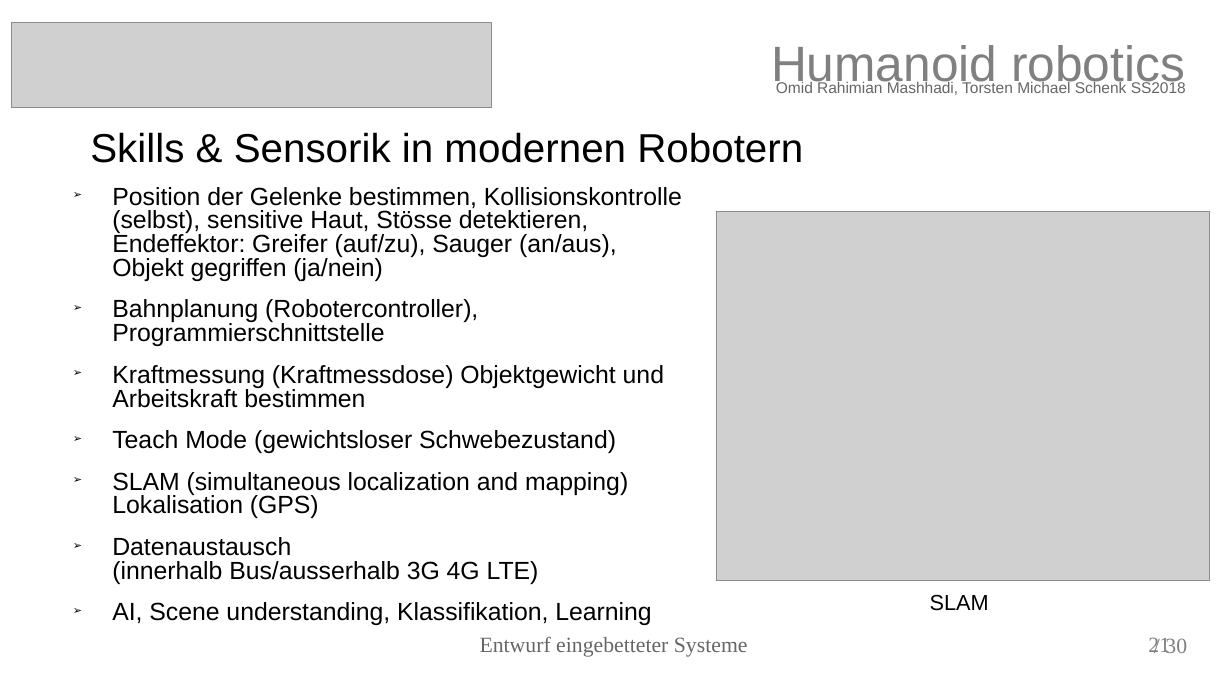
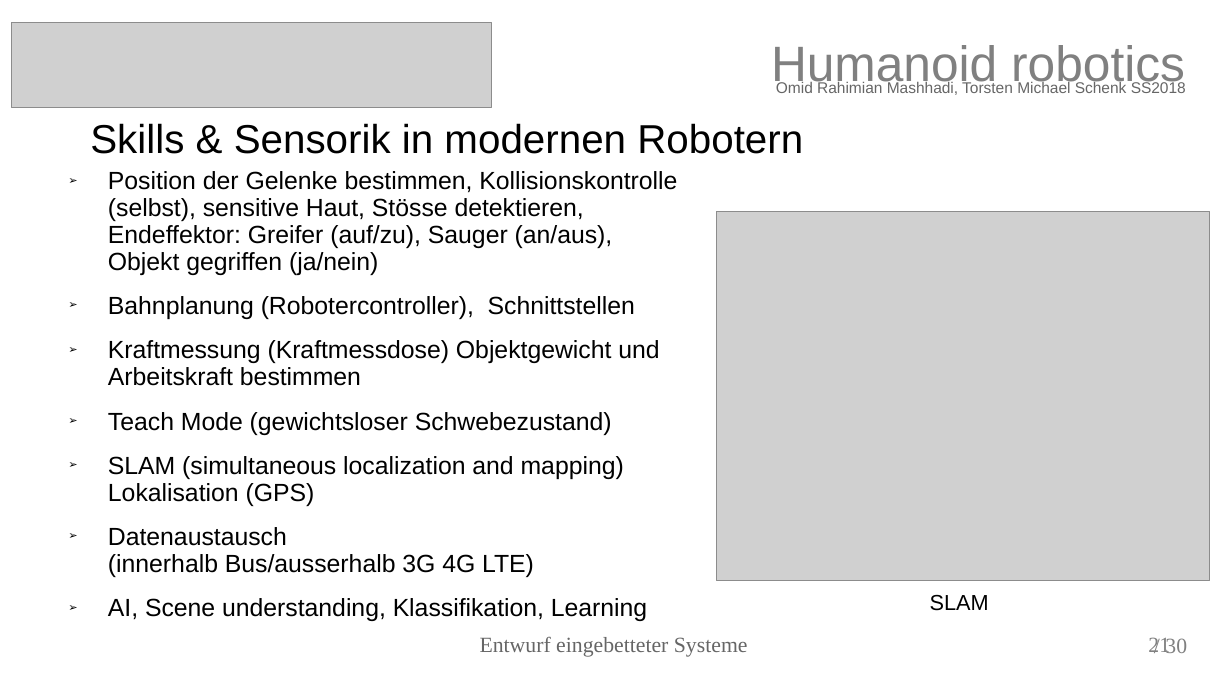
Before and after one commit to torstenschenk/beuth-avatar-ss2018, a slide deck: slide 21 of Presentation/HumanoidRobotic.odp. Drawn at 1232x693 pixels with LibreOffice and Linux fonts; fonts in the diff are those of the drawing; grey boxes stand for pictures. Boxes give left, top, right and bottom in pixels: in the first picture for what was removed or moved away, otherwise in the second. Text is boxed around its words. In the diff, an @@ line names an element or a change of style, - is before the commit and + after.

```diff
--- a/Presentation/HumanoidRobotic.odp
+++ b/Presentation/HumanoidRobotic.odp
@@ title "Skills & Sensorik in modernen ...": place and size @@
-title "Skills & Sensorik in modernen ..." at box(90, 132, 803, 163)
+title "Skills & Sensorik in modernen ..." at box(90, 123, 803, 154)
@@ text "Position der Gelenke bestimmen, Kollisionskontrolle ...": place and size @@
-text "Position der Gelenke bestimmen, Kollisionskontrolle ..." at box(112, 187, 682, 625)
+text "Position der Gelenke bestimmen, Kollisionskontrolle ..." at box(108, 171, 677, 621)
@@ text at box(108, 171, 677, 621): line spacing 0.8 to 0.9 @@
@@ text at box(108, 296, 635, 319): text changed @@
-  ➢ Bahnplanung (Robotercontroller), Programmierschnittstelle
+  ➢ Bahnplanung (Robotercontroller), Schnittstellen
```
Also in this commit, not shown: 2 other slides changed, 3 other files.
